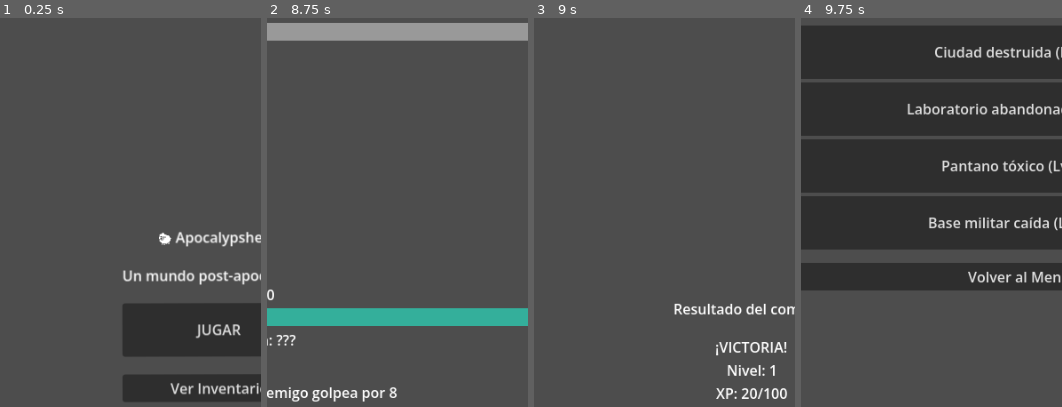
Above: before the commit, frames 1-4 (left to right).
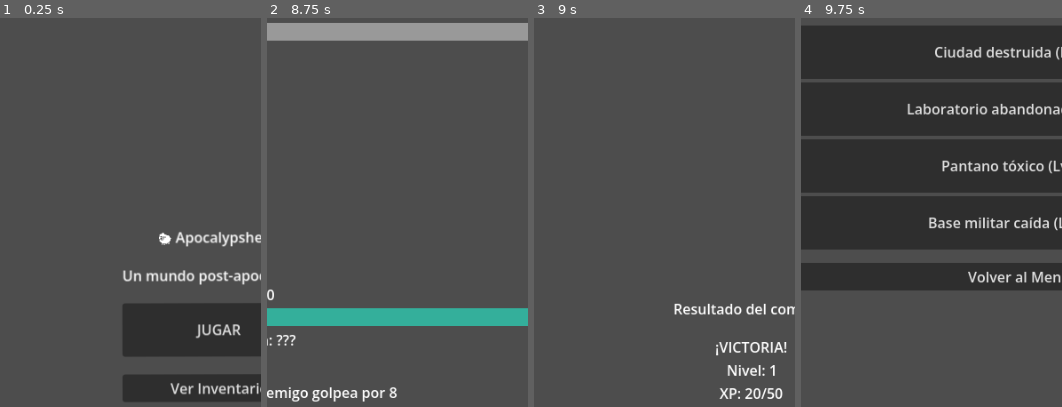
Above: after the commit, the same moments.

Repository: MirandaFrancoCBA/apocalypsheep
Game: Godot game, scene res://scenes/main_menu.tscn
Two runs of this game, one before a commit and one after it. Both use one fixed random seed, a clock stepped at 60 frames per second and the inputs below.
Inputs:
- Up to frame 1 (0.25 s): no input
- Up to frame 2 (8.75 s): click "JUGAR" at 0.5 s; click "Ciudad destruida (Lv 1-3)" at 1.25 s; click "Atacar" at 2 s; tap Enter at 2.75 s; click "Defender" at 3.5 s; click "Atacar" at 5 s; tap Space at 5.75 s; click "Defender" at 6.5 s; click "Atacar" at 8 s
- Up to frame 3 (9 s): tap Enter at 8.75 s
- Up to frame 4 (9.75 s): click "Continuar" at 9.5 s
The pictures show only the part of the screen within x 9-59%, y 6-56%; the shares and areas given below are measured in that part.

Frames 1-2 are identical in both runs. In frame 3, 0.5% of the frame differs, in the area x 69-97%, y 95-98%; in frame 4, nothing differs.

Commit message:
Feat: new xp formula

Diff:
--- a/scripts/managers/game_manager.gd
+++ b/scripts/managers/game_manager.gd
@@ -22,7 +22,7 @@
 	# 🔥 CAMBIO CLAVE → nunca null
 	"equipped_weapon": {},
 
-	"xp_to_next": 100,
+	"xp_to_next": calculate_xp_to_next(Constants.PLAYER_DEFAULT_LEVEL),
 	"inventory": []
 }
 
@@ -99,8 +99,11 @@
 
 func add_xp(amount: int) -> void:
 	player_data["xp"] += amount
-	print("[GameManager] XP ganada:", amount, "| Total:", player_data["xp"])
-	_check_level_up()
+
+	while player_data["xp"] >= player_data["xp_to_next"]:
+		player_data["xp"] -= player_data["xp_to_next"]
+		_level_up()
+
 	emit_signal("player_data_changed")
 
 func add_item_to_inventory(item: Dictionary) -> bool:
@@ -117,20 +120,6 @@
 
 	return true
 
-# ─────────────────────────────────────────
-# NIVEL
-# ─────────────────────────────────────────
-func _check_level_up() -> void:
-	while player_data["xp"] >= player_data["xp_to_next"]:
-		player_data["xp"] -= player_data["xp_to_next"]
-		player_data["level"] += 1
-		player_data["max_hp"] += 20
-		player_data["hp"] = player_data["max_hp"]
-		player_data["damage"] += 2
-		player_data["xp_to_next"] = int(player_data["xp_to_next"] * 1.5)
-
-		emit_signal("level_up", player_data["level"])
-		print("[GameManager] ¡LEVEL UP! Nivel:", player_data["level"])
 
 # ─────────────────────────────────────────
 # INVENTARIO
@@ -164,7 +153,7 @@
 		# 🔥 consistente
 		"equipped_weapon": {},
 
-		"xp_to_next": 100,
+		"xp_to_next": calculate_xp_to_next(player_data["level"]),
 		"inventory":  []
 	}
 
@@ -174,3 +163,24 @@
 
 	emit_signal("player_data_changed")
 	print("[GameManager] Partida reseteada")
+# ─────────────────────────────────────────
+# NIVEL
+# ─────────────────────────────────────────
+func calculate_xp_to_next(level: int) -> int:
+	return int(50 * pow(level, 1.5))
+
+func _level_up() -> void:
+	player_data["level"] += 1
+
+	# 📈 scaling básico
+	player_data["max_hp"] += 10
+	player_data["damage"] += 2
+
+	player_data["hp"] = player_data["max_hp"]
+
+	# 🔁 recalcular XP necesaria
+	player_data["xp_to_next"] = calculate_xp_to_next(player_data["level"])
+
+	emit_signal("level_up", player_data["level"])
+
+	print("[LEVEL UP] Nivel:", player_data["level"])
